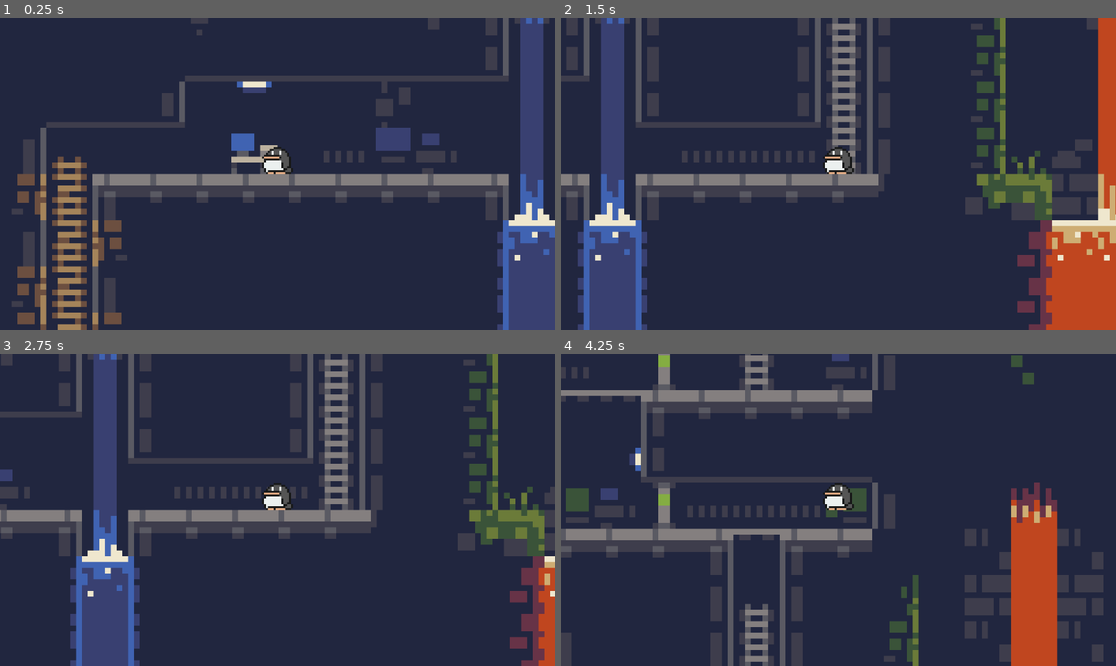
Above: before the commit, frames 1-4 (two rows, left to right).
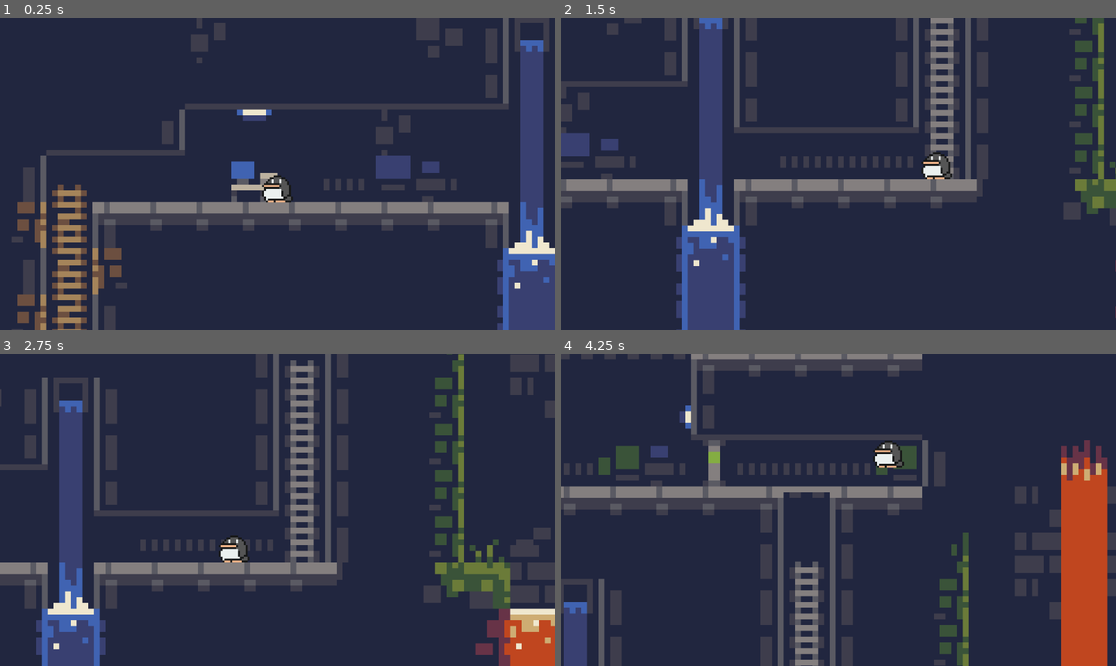
Above: after the commit, the same moments.

Repository: WhyuWhat/We-will-amke-gam
Game: Godot game, scene res://world.tscn
The game is run twice, just before and just after one commit, with the same random seed, the same clock (stepped at 60 frames per second) and the same inputs.
Inputs (mouse positions are in pixels of both pictures, inside the frame that each line leads up to):
- Up to frame 1 (0.25 s): no input
- Up to frame 2 (1.5 s): tap Enter (ui_accept) at 0.5 s; move the mouse to (960, 158) at 0.52 s; hold Right (ui_right) from 0.53 s (still down); click (960, 158) at 0.6 s; tap Space (jump) at 0.77 s; move the mouse to (727, 189) at 1.27 s; tap Shift (crouch) at 1.35 s
- Up to frame 3 (2.75 s): tap Space (jump) at 1.52 s; move the mouse to (333, 441) at 2.02 s; release Right (ui_right) at 2.03 s; hold Left (ui_left) from 2.03 s (still down); tap Q (dash) at 2.1 s
- Up to frame 4 (4.25 s): move the mouse to (810, 572) at 2.77 s; release Left (ui_left) at 2.78 s; hold Right (ui_right) from 2.78 s (still down); tap H (hurt) at 2.85 s; tap Space (jump) at 3.02, 3.77 s; move the mouse to (1005, 556) at 3.52 s; tap G (roll) at 3.6 s

The runs differ from the first frame. In frame 1, 27% of the frame differs, in the area x 2-100%, y 0-100%; in frame 2, 45%, in the area x 0-100%, y 0-100%; in frame 3, 40%; in frame 4, 42%.

Commit message:
Update world.tscn

Diff:
--- a/world.tscn
+++ b/world.tscn
@@ -338,7 +338,7 @@
 19:6/0 = 0
 19:6/0/physics_layer_0/polygon_0/points = PackedVector2Array(0, 0, 8, 0, 8, 8, 0, 8)
 20:6/0 = 0
-20:6/0/physics_layer_0/polygon_0/points = PackedVector2Array(-8, 0, 8, 0, 8, 8, -8, 8)
+20:6/0/physics_layer_0/polygon_0/points = PackedVector2Array(0, 0, 0, -8, 8, -8, 8, 8, -8, 8, -8, 0)
 21:6/0 = 0
 22:6/0 = 0
 23:6/0 = 0
@@ -941,6 +941,7 @@
 
 [node name="Camera2D" type="Camera2D" parent="Player"]
 zoom = Vector2(4, 4)
+position_smoothing_enabled = true
 
 [node name="TileMap" type="TileMap" parent="."]
 scale = Vector2(3, 3)
